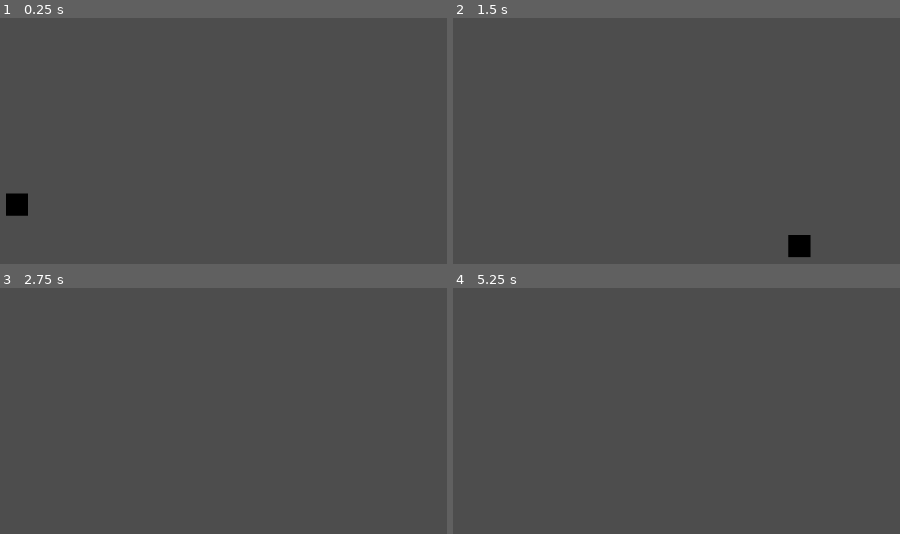
Above: before the commit, frames 1-4 (two rows, left to right).
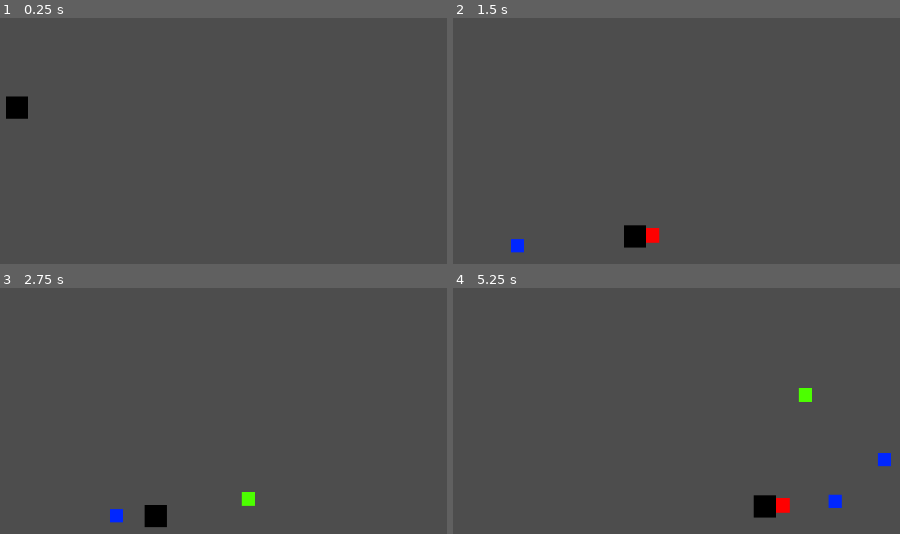
Above: after the commit, the same moments.

Repository: Blargansmarf/BossJam
Game: Godot game, scene res://Scenes/root.tscn
Two runs of this game, one before a commit and one after it. Both use one fixed random seed, a clock stepped at 60 frames per second and the inputs below.
Inputs:
- Up to frame 1 (0.25 s): no input
- Up to frame 2 (1.5 s): hold D (right) from 0.53 s (still down); tap W (ability) at 0.6 s; tap Space (jump) at 0.77, 1.07 s; tap Q (attack) at 0.8, 1.35 s
- Up to frame 3 (2.75 s): tap Space (jump) at 1.52, 1.82 s; tap Shift (dodge) at 1.55, 2.1 s; release D (right) at 2.03 s; hold A (left) from 2.03 s (still down); tap E (throw) at 2.3 s
- Up to frame 4 (5.25 s): release A (left) at 2.78 s; hold D (right) 2.78-4.28 s; tap E (throw) at 2.85 s; tap Space (jump) at 3.02, 3.05, 3.32, 3.6, 3.77, 4.07, 4.52, 4.82 s; tap W (ability) at 3.8, 4.35 s; hold A (left) 4.28-5.03 s; tap Q (attack) at 4.55, 5.1 s; hold D (right) from 5.03 s (still down)

The runs differ from the first frame. In frame 1, 0.9% of the frame differs, in the area x 1-7%, y 31-81%; in frame 2, 1.3%, in the area x 12-81%, y 84-98%; in frame 3, 0.8%; in frame 4, 1.2%.

Commit message:
lots of character controller done
can fire ability, attack, and throw weapon

Diff:
--- a/Player.gd
+++ /dev/null
@@ -1,27 +0,0 @@
-extends CharacterBody2D
-
-var move_speed : float = 500
-var jump_height : float = 500
-var gravity : float = 100
-
-#flags
-var attacking : bool
-var dodging : bool
-var thrown : bool
-
-
-func _physics_process(delta):
-	if not is_on_floor():
-		velocity.y += gravity
-
-	if Input.is_action_pressed("left"):
-		velocity.x = -move_speed
-	elif Input.is_action_pressed("right"):
-		velocity.x = move_speed
-	else:
-		velocity.x = 0
-
-	if Input.is_action_just_pressed("jump") and is_on_floor():
-		velocity.y = -jump_height
-
-	move_and_slide()
--- /dev/null
+++ b/Scenes/ability.gd
@@ -0,0 +1,14 @@
+extends Area2D
+
+var vel_x : float = 400
+var vel_y : float = 500
+
+var lifetime : float = 3.0
+var life_count : float
+
+func _physics_process(delta):
+	if life_count >= lifetime:
+		queue_free()
+
+	life_count += delta
+	position.x += 1
--- /dev/null
+++ b/Scenes/ability.tscn
@@ -0,0 +1,27 @@
+[gd_scene load_steps=5 format=3 uid="uid://bajanfo1x0npo"]
+
+[ext_resource type="Script" path="res://Scenes/ability.gd" id="1_37uvm"]
+[ext_resource type="Texture2D" uid="uid://df3ibjji4upsg" path="res://Sprites/Test/BlueSquare.png" id="1_2528e"]
+
+[sub_resource type="SpriteFrames" id="SpriteFrames_q4kha"]
+animations = [{
+"frames": [{
+"duration": 1.0,
+"texture": ExtResource("1_2528e")
+}],
+"loop": true,
+"name": &"default",
+"speed": 5.0
+}]
+
+[sub_resource type="CircleShape2D" id="CircleShape2D_0l4ew"]
+
+[node name="Ability" type="Area2D"]
+script = ExtResource("1_37uvm")
+
+[node name="AnimatedSprite2D" type="AnimatedSprite2D" parent="."]
+scale = Vector2(0.589621, 0.590262)
+sprite_frames = SubResource("SpriteFrames_q4kha")
+
+[node name="CollisionShape2D" type="CollisionShape2D" parent="."]
+shape = SubResource("CircleShape2D_0l4ew")
--- a/Scenes/root.tscn
+++ b/Scenes/root.tscn
@@ -1,7 +1,8 @@
-[gd_scene load_steps=6 format=3 uid="uid://chk563fpa6xwy"]
+[gd_scene load_steps=8 format=3 uid="uid://chk563fpa6xwy"]
 
-[ext_resource type="Script" path="res://Player.gd" id="1_cyelb"]
+[ext_resource type="Script" path="res://Scripts/Player.gd" id="1_cyelb"]
 [ext_resource type="Texture2D" uid="uid://b7ywjat5ewwsj" path="res://Sprites/Test/BlackSquare.png" id="2_jafnt"]
+[ext_resource type="Texture2D" uid="uid://401ih83ho4bf" path="res://Sprites/Test/RedSquare.png" id="3_7grw3"]
 
 [sub_resource type="SpriteFrames" id="SpriteFrames_dh8jv"]
 animations = [{
@@ -17,6 +18,8 @@
 [sub_resource type="RectangleShape2D" id="RectangleShape2D_nw62y"]
 size = Vector2(32, 32)
 
+[sub_resource type="RectangleShape2D" id="RectangleShape2D_7s1ry"]
+
 [sub_resource type="RectangleShape2D" id="RectangleShape2D_k08ns"]
 
 [node name="Root" type="Node2D"]
@@ -31,6 +34,18 @@
 [node name="CollisionShape" type="CollisionShape2D" parent="Player"]
 shape = SubResource("RectangleShape2D_nw62y")
 
+[node name="Attack" type="Area2D" parent="Player"]
+process_mode = 4
+visible = false
+position = Vector2(26, -1)
+
+[node name="Sprite2D" type="Sprite2D" parent="Player/Attack"]
+scale = Vector2(0.62215, 0.636919)
+texture = ExtResource("3_7grw3")
+
+[node name="CollisionShape2D" type="CollisionShape2D" parent="Player/Attack"]
+shape = SubResource("RectangleShape2D_7s1ry")
+
 [node name="StaticBody2D" type="StaticBody2D" parent="."]
 position = Vector2(572, 553)
 scale = Vector2(62.6, 1)
--- /dev/null
+++ b/Scenes/thrown_weapon.tscn
@@ -0,0 +1,27 @@
+[gd_scene load_steps=5 format=3 uid="uid://b15ai3gqec3lh"]
+
+[ext_resource type="Script" path="res://Scripts/thrown_weapon.gd" id="1_djr4x"]
+[ext_resource type="Texture2D" uid="uid://4nf5str6v8ey" path="res://Sprites/Test/GreenSquare.png" id="1_kjd2d"]
+
+[sub_resource type="SpriteFrames" id="SpriteFrames_nm33r"]
+animations = [{
+"frames": [{
+"duration": 1.0,
+"texture": ExtResource("1_kjd2d")
+}],
+"loop": true,
+"name": &"default",
+"speed": 5.0
+}]
+
+[sub_resource type="CircleShape2D" id="CircleShape2D_jyljj"]
+
+[node name="Thrown_Weapon" type="Area2D"]
+script = ExtResource("1_djr4x")
+
+[node name="AnimatedSprite2D" type="AnimatedSprite2D" parent="."]
+scale = Vector2(0.577602, 0.630501)
+sprite_frames = SubResource("SpriteFrames_nm33r")
+
+[node name="CollisionShape2D" type="CollisionShape2D" parent="."]
+shape = SubResource("CircleShape2D_jyljj")
--- /dev/null
+++ b/Scripts/Player.gd
@@ -0,0 +1,116 @@
+extends CharacterBody2D
+
+var thrown_scene = preload("res://Scenes/thrown_weapon.tscn")
+var ability_scene = preload("res://Scenes/ability.tscn")
+var throw_node
+
+var move_speed : float = 250
+var jump_height : float = 650
+var gravity : float = 30
+var dodge_mult : float = 3
+
+#flags
+var attacking : bool = false
+var abilitying : bool = false
+var throwing : bool = false
+var dodging : bool = false
+var thrown : bool = false
+var facing_right : bool = true
+
+#timers
+var dodge_timer : float
+var dodge_limit : float = .15
+var ability_timer : float
+var ability_limit : float = .2
+var throw_timer : float
+var throw_limit : float = .2
+
+#attack frame trackers
+var attack_frames_active_start : int = 5
+var attack_frames_active_end : int = 15
+var attack_frames_limit : int = 20
+var attack_frames_current : int
+
+
+func _physics_process(delta):
+	##process offensive action
+	if attacking or abilitying or throwing:
+		if attacking:
+			if attack_frames_current <= attack_frames_limit:
+				if attack_frames_current >= attack_frames_active_start and attack_frames_current <= attack_frames_active_end:
+					get_node("Attack").process_mode = Node.PROCESS_MODE_INHERIT
+					get_node("Attack").visible = true
+				elif attack_frames_current > attack_frames_active_end:
+					get_node("Attack").process_mode = Node.PROCESS_MODE_DISABLED
+					get_node("Attack").visible = false
+				attack_frames_current += 1
+			else:
+				attacking = false
+
+		elif abilitying:
+			if ability_timer <= ability_limit:
+				ability_timer += delta
+			else:
+				abilitying = false
+		else:
+			if throw_timer <= throw_limit:
+				throw_timer += delta
+			else:
+				throwing = false
+	else:
+		##check for attacks
+		if Input.is_action_just_pressed("attack"):
+			attacking = true
+			attack_frames_current = 0
+		if Input.is_action_just_pressed("ability"):
+			abilitying = true
+			ability_timer = 0
+			var ability_node = ability_scene.instantiate()
+			ability_node.position = position
+			get_parent().add_child(ability_node)
+			#### create ability thing
+		if Input.is_action_just_pressed("throw") and not thrown:
+			throwing = true
+			thrown = true
+			throw_timer = 0
+			throw_node = thrown_scene.instantiate()
+			throw_node.position = position
+			get_parent().add_child(throw_node)
+
+	##process dodge action
+	if dodging:
+		dodge_timer += delta
+		if dodge_timer >= dodge_limit:
+			dodging = false
+			dodge_timer = 0
+
+	##check for other movements when not dodging
+	else:
+		##apply gravity
+		if not is_on_floor():
+			velocity.y += gravity
+
+		##movement
+		if Input.is_action_pressed("left"):
+			facing_right = false
+			velocity.x = -move_speed
+		elif Input.is_action_pressed("right"):
+			facing_right = true
+			velocity.x = move_speed
+		else:
+			velocity.x = 0
+
+		##jump
+		if Input.is_action_just_pressed("jump") and is_on_floor():
+			velocity.y = -jump_height
+
+		##dodge
+		if Input.is_action_just_pressed("dodge") and not dodging:
+			dodging = true
+			velocity.y = 0
+			if facing_right:
+				velocity.x = move_speed * dodge_mult
+			else:
+				velocity.x = -move_speed * dodge_mult
+
+	move_and_slide()
--- /dev/null
+++ b/Scripts/thrown_weapon.gd
@@ -0,0 +1,8 @@
+extends Area2D
+
+var vel_x : float = 400
+var vel_y : float = 500
+
+func _physics_process(delta):
+	position.x += 1
+	position.y -= 1
--- a/project.godot
+++ b/project.godot
@@ -52,7 +52,7 @@
 }
 swap={
 "deadzone": 0.5,
-"events": [Object(InputEventKey,"resource_local_to_scene":false,"resource_name":"","device":-1,"window_id":0,"alt_pressed":false,"shift_pressed":false,"ctrl_pressed":false,"meta_pressed":false,"pressed":false,"keycode":0,"physical_keycode":69,"key_label":0,"unicode":101,"echo":false,"script":null)
+"events": [Object(InputEventKey,"resource_local_to_scene":false,"resource_name":"","device":-1,"window_id":0,"alt_pressed":false,"shift_pressed":false,"ctrl_pressed":false,"meta_pressed":false,"pressed":false,"keycode":0,"physical_keycode":82,"key_label":0,"unicode":114,"echo":false,"script":null)
 ]
 }
 dodge={
